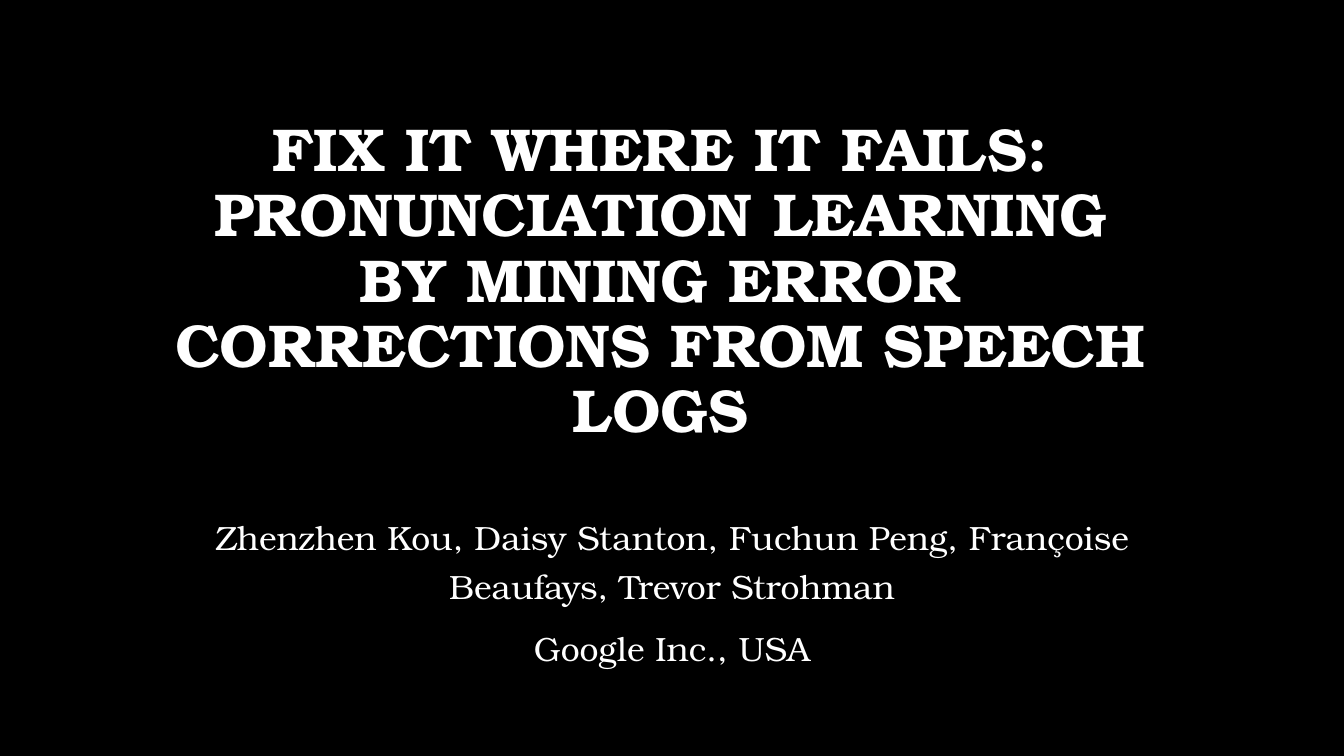
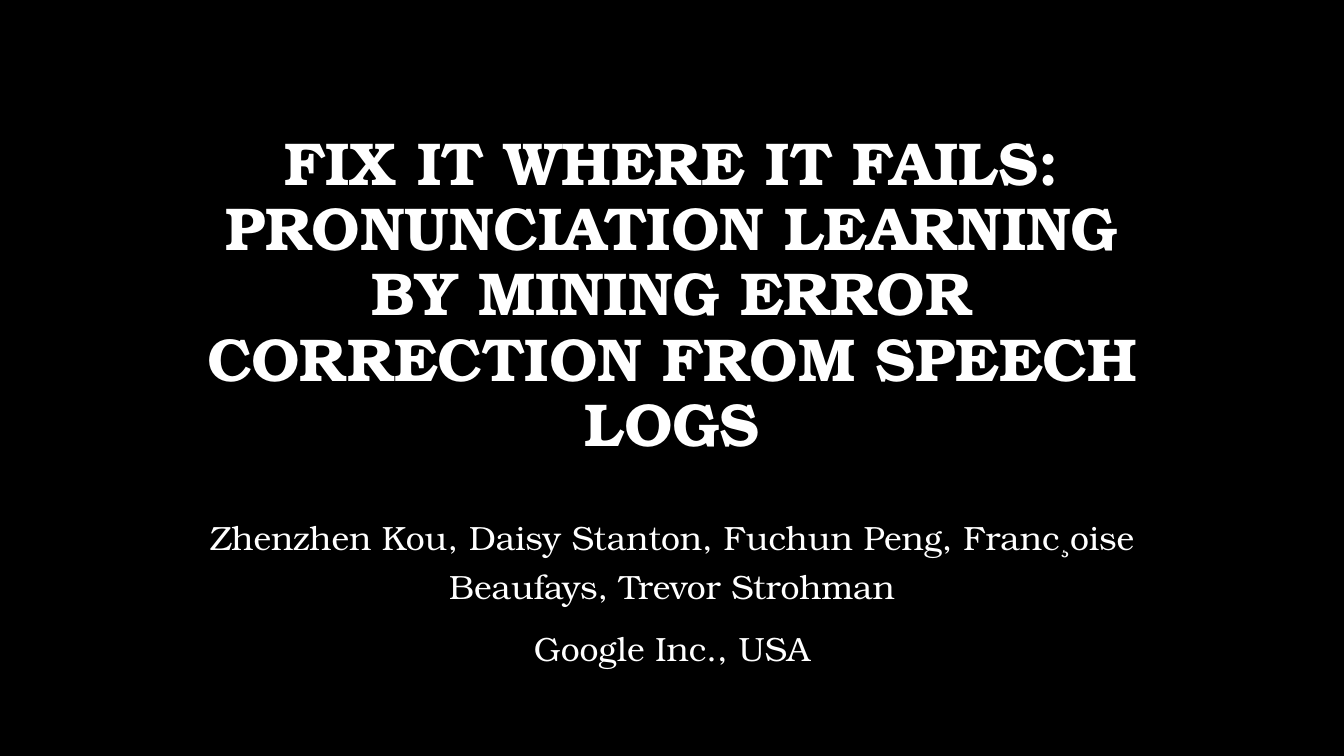
Before and after one commit to msnyde8/COSC757, a slide deck: slide 1 of Assignments/ArticleSummary/ArticleSummarySlides-MJS.pptx. Drawn at 1344x756 pixels with LibreOffice and Linux fonts; fonts in the diff are those of the drawing; background and template pictures are left out. Boxes give left, top, right and bottom in pixels: in the first picture for what was removed or moved away, otherwise in the second. Text is boxed around its words. In the diff, an @@ line names an element or a change of style, - is before the commit and + after.

```diff
--- a/Assignments/ArticleSummary/ArticleSummarySlides-MJS.pptx
+++ b/Assignments/ArticleSummary/ArticleSummarySlides-MJS.pptx
@@ title "FIX IT WHERE IT FAILS: ..." at bbox=[207, 143, 1137, 447]: vertical alignment middle to bottom @@
@@ title at bbox=[207, 143, 1137, 447]: text changed @@
-FIX IT WHERE IT FAILS: PRONUNCIATION LEARNING BY MINING ERROR CORRECTIONS FROM SPEECH LOGS
+FIX IT WHERE IT FAILS: PRONUNCIATION LEARNING BY MINING ERROR CORRECTION FROM SPEECH LOGS
@@ subtitle at bbox=[210, 526, 1134, 607]: text changed @@
-Zhenzhen Kou, Daisy Stanton, Fuchun Peng, Françoise Beaufays, Trevor Strohman
+Zhenzhen Kou, Daisy Stanton, Fuchun Peng, Franc¸oise Beaufays, Trevor Strohman
```
Also in this commit, not shown: 1 other slide changed, 3 slides added, 7 slides removed, 1 other file.
